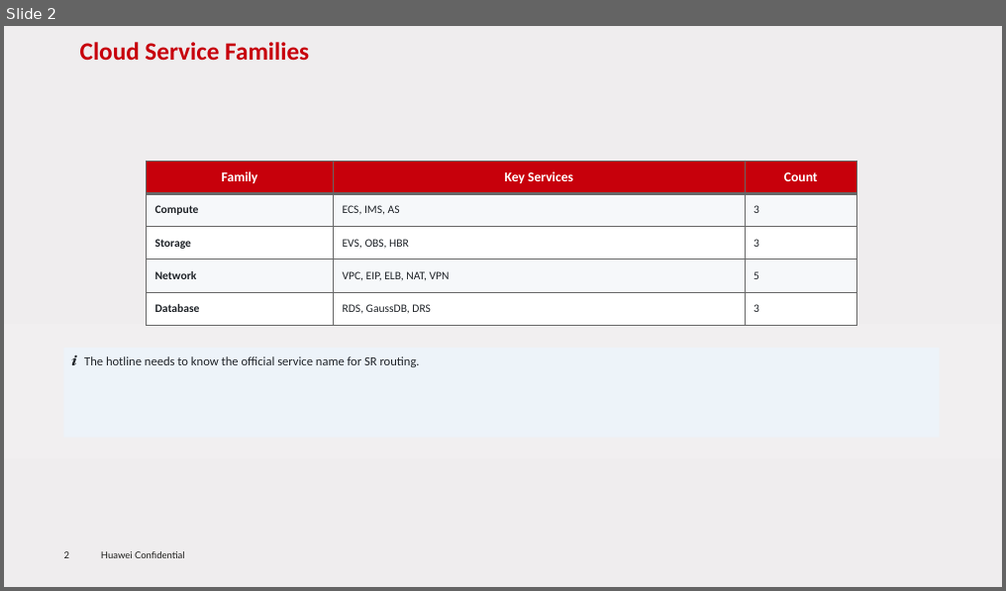
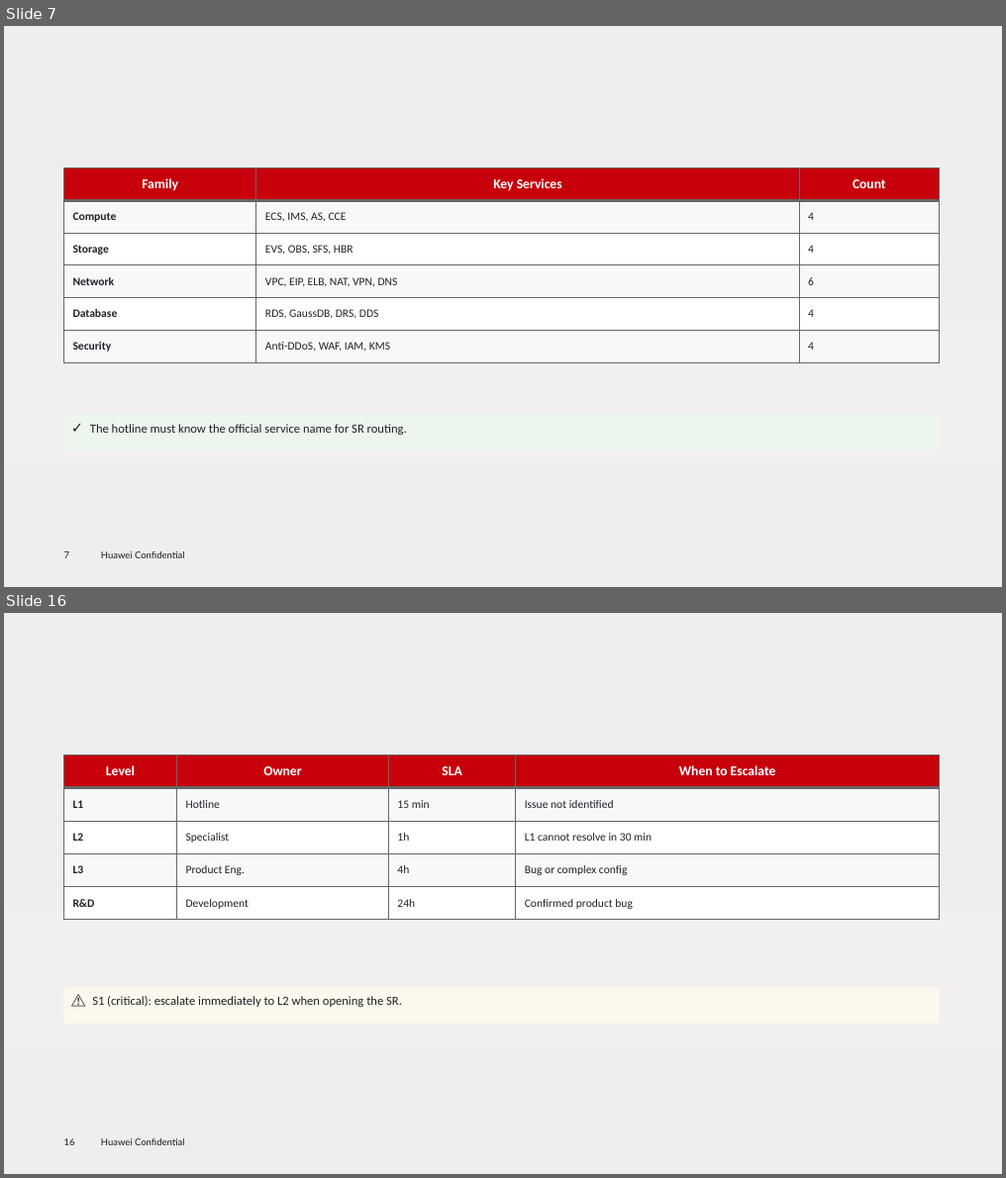
Before and after one commit to RaulMyron/Huawei-doc-templates, a slide deck: examples/ppt/en/sample-en.pptx. Shown one above the other, each under a label of ours: slide 2 before the commit, slides 7 and 16 after it; the slides between them are not shown. The pictures are 1006x591 and 1006x1178 pixels, drawn with LibreOffice and Linux fonts; fonts in the diff are those of the drawing; background and template pictures are left out. Boxes give left, top, right and bottom in pixels: in the first picture for what was removed or moved away, otherwise in the second. Text is boxed around its words. In the diff, an @@ line names an element or a change of style, - is before the commit and + after.

Commit message:
PPT library: flowcharts, auto-size callouts, table overflow fix, title positioning
- Add flowchart helpers: flow_box, flow_arrow, flow_decision,
  flowchart_vertical, flowchart_horizontal
- Callout boxes: dynamic height based on text length, no footer overlap
- Tables: auto-calculate column widths from content, prevent overflow,
  reduce font size for many columns
- Lower content slide titles (top=0.35 instead of template default)
- Add FOOTER_Y and MAX_CONTENT_Y constants
- Increase TOP_CONTENT to 1.7 for more space below titles

```diff
--- a/examples/ppt/en/sample-en.pptx
+++ b/examples/ppt/en/sample-en.pptx
@@ slide 16 added at (4, 613, 1002, 1174), background gradient #EFEDEE to #F1EFF0 to #EFEBEC; not listed: 2 template elements that a slide beside it also shows @@
@@ table added at (63, 756, 940, 920), 5 rows, 4 columns @@
+Level | Owner | SLA | When to Escalate
+L1 | Hotline | 15 min | Issue not identified
+L2 | Specialist | 1h | L1 cannot resolve in 30 min
+L3 | Product Eng. | 4h | Bug or complex config
+R&D | Development | 24h | Confirmed product bug
@@ text added at (92, 996, 402, 1007), 12 pt, text #1F2328 @@
+⚠ S1 (critical): escalate immediately to L2 when opening the SR.
@@ what was slide 2 is now slide 7 @@
@@ slide 7 changed as well @@
@@ title removed at (80, 42, 309, 60) @@
-Cloud Service Families
@@ table at (63, 169, 939, 363) @@
-row 2: Compute | ECS, IMS, AS | 3
-row 3: Storage | EVS, OBS, HBR | 3
-row 4: Network | VPC, EIP, ELB, NAT, VPN | 5
-row 5: Database | RDS, GaussDB, DRS | 3
+row 2: Compute | ECS, IMS, AS, CCE | 4
+row 3: Storage | EVS, OBS, SFS, HBR | 4
+row 4: Network | VPC, EIP, ELB, NAT, VPN, DNS | 6
+row 5: Database | RDS, GaussDB, DRS, DDS | 4
+row 6: Security | Anti-DDoS, WAF, IAM, KMS | 4
@@ table: place and size @@
-table at (147, 161, 856, 325)
+table at (63, 169, 939, 363)
@@ text at (90, 424, 407, 435): text changed @@
-ℹ The hotline needs to know the official service name for SR routing.
+✓ The hotline must know the official service name for SR routing.
@@ page number at (64, 552, 69, 559): text changed @@
-2
+7
```
Also in this commit, not shown: 1 other slide changed, 21 other slides added, 1 slide removed, 7 other files.
